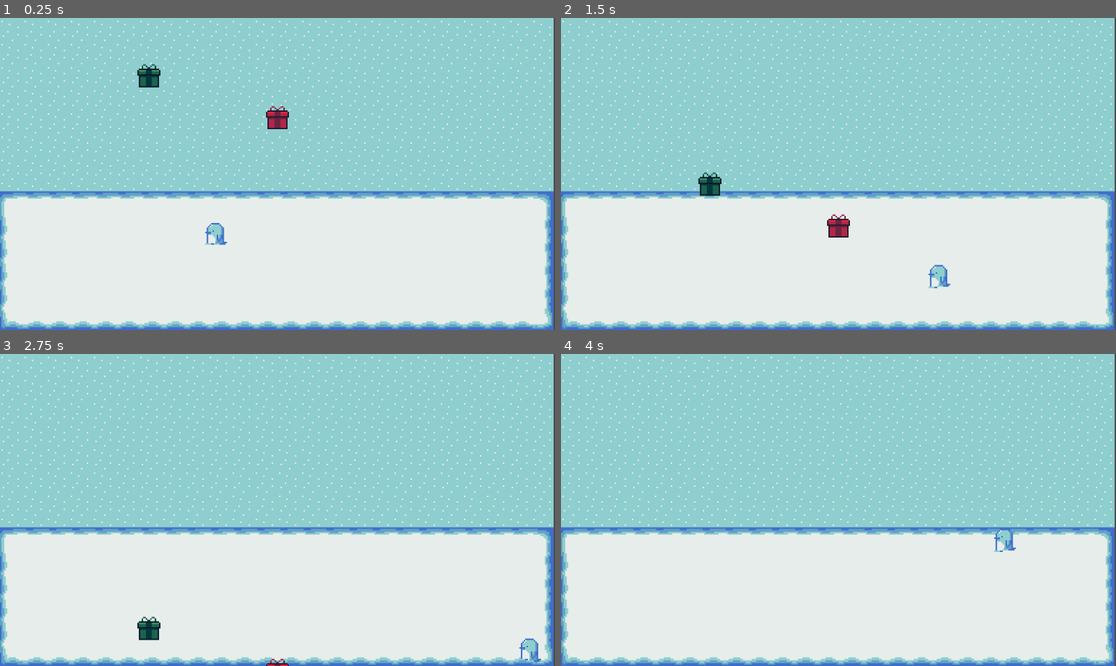
Above: before the commit, frames 1-4 (two rows, left to right).
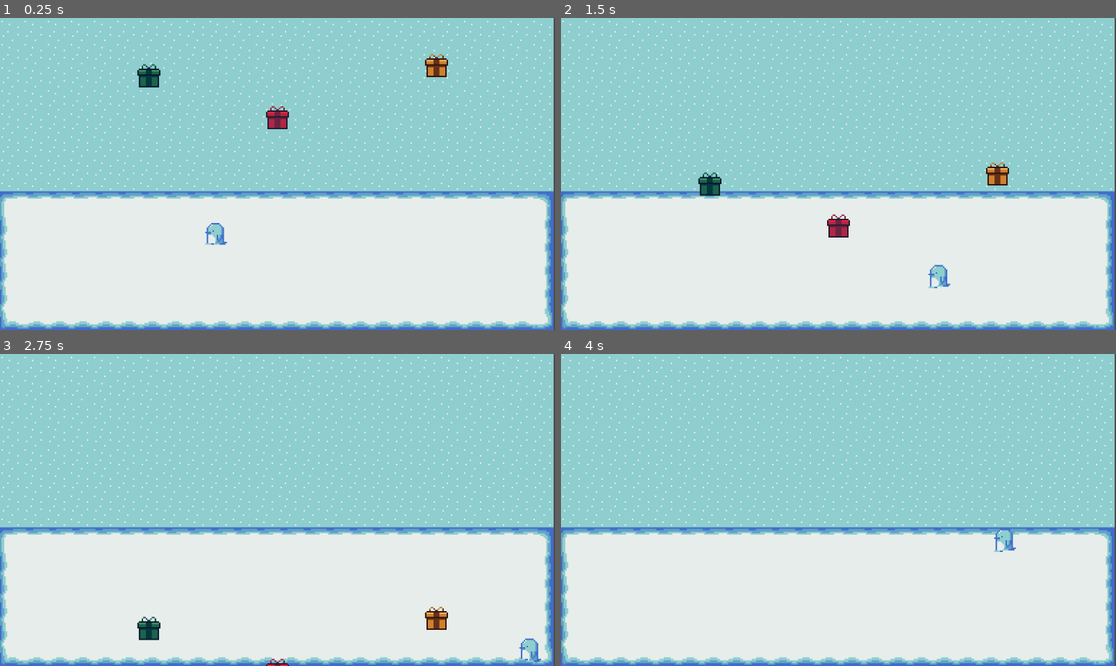
Above: after the commit, the same moments.

Repository: emilykrohn/Waddle
Game: Godot game, scene res://Scenes/main.tscn
The game is run twice, just before and just after one commit, with the same random seed, the same clock (stepped at 60 frames per second) and the same inputs.
Inputs:
- Up to frame 1 (0.25 s): no input
- Up to frame 2 (1.5 s): hold D (right) 0.53-1.28 s; hold S (down) from 1.28 s (still down)
- Up to frame 3 (2.75 s): release S (down) at 2.03 s; hold D (right) from 2.03 s (still down)
- Up to frame 4 (4 s): release D (right) at 2.78 s; hold W (up) 2.78-3.53 s; hold A (left) from 3.53 s (still down)

The runs differ from the first frame. In frame 1, 0.2% of the frame differs, in the area x 76-81%, y 11-19%; in frame 2, 0.2%; in frame 3, 0.2%; in frame 4, nothing differs.

Commit message:
Create yellow present scene

Diff:
--- a/Scenes/main.tscn
+++ b/Scenes/main.tscn
@@ -1,10 +1,11 @@
-[gd_scene load_steps=9 format=3 uid="uid://bkrbp0p2aas26"]
+[gd_scene load_steps=10 format=3 uid="uid://bkrbp0p2aas26"]
 
 [ext_resource type="Texture2D" uid="uid://dobi8qq8uc3d4" path="res://Art/Background/Sky.png" id="1_eugpk"]
 [ext_resource type="Texture2D" uid="uid://fwhgkqwnd0t2" path="res://Art/Background/Snow.png" id="2_ldagl"]
 [ext_resource type="PackedScene" uid="uid://xum6wyd7p7pt" path="res://Scenes/player.tscn" id="3_60fi8"]
 [ext_resource type="PackedScene" uid="uid://bjlvxxxqbb7c4" path="res://Scenes/red_present.tscn" id="4_7uexl"]
 [ext_resource type="PackedScene" uid="uid://cs58ksdt5vaf5" path="res://Scenes/green_present.tscn" id="5_gh672"]
+[ext_resource type="PackedScene" uid="uid://dgbk8yfcbbwc0" path="res://Scenes/yellow_present.tscn" id="6_34fyg"]
 
 [sub_resource type="TileSetAtlasSource" id="TileSetAtlasSource_i55v1"]
 texture = ExtResource("1_eugpk")
@@ -74,3 +75,6 @@
 
 [node name="GreenPresent" parent="." instance=ExtResource("5_gh672")]
 position = Vector2(104, 49)
+
+[node name="GreenPresent2" parent="." instance=ExtResource("6_34fyg")]
+position = Vector2(303, 42)
--- /dev/null
+++ b/Scenes/yellow_present.tscn
@@ -0,0 +1,22 @@
+[gd_scene load_steps=5 format=3 uid="uid://dgbk8yfcbbwc0"]
+
+[ext_resource type="Script" path="res://Scripts/red_present.gd" id="1_bjo32"]
+[ext_resource type="Texture2D" uid="uid://ipcmvijd7288" path="res://Art/Present/YellowPresent.png" id="2_px8xp"]
+[ext_resource type="Script" path="res://Scripts/PresentMovement.gd" id="3_e20x2"]
+
+[sub_resource type="RectangleShape2D" id="RectangleShape2D_rghea"]
+size = Vector2(20, 19)
+
+[node name="GreenPresent" type="Area2D"]
+script = ExtResource("1_bjo32")
+
+[node name="Sprite2D" type="Sprite2D" parent="."]
+texture = ExtResource("2_px8xp")
+
+[node name="CollisionShape2D" type="CollisionShape2D" parent="."]
+position = Vector2(0, 1.5)
+shape = SubResource("RectangleShape2D_rghea")
+
+[node name="PresentMovement" type="Node" parent="."]
+unique_name_in_owner = true
+script = ExtResource("3_e20x2")
--- a/Scripts/red_present.gd
+++ b/Scripts/red_present.gd
@@ -1,6 +1,6 @@
 extends Area2D
 
-const COLOR = "Green"
+const COLOR = "Yellow"
 
 func _process(delta):
 	$%PresentMovement.movement(1)
